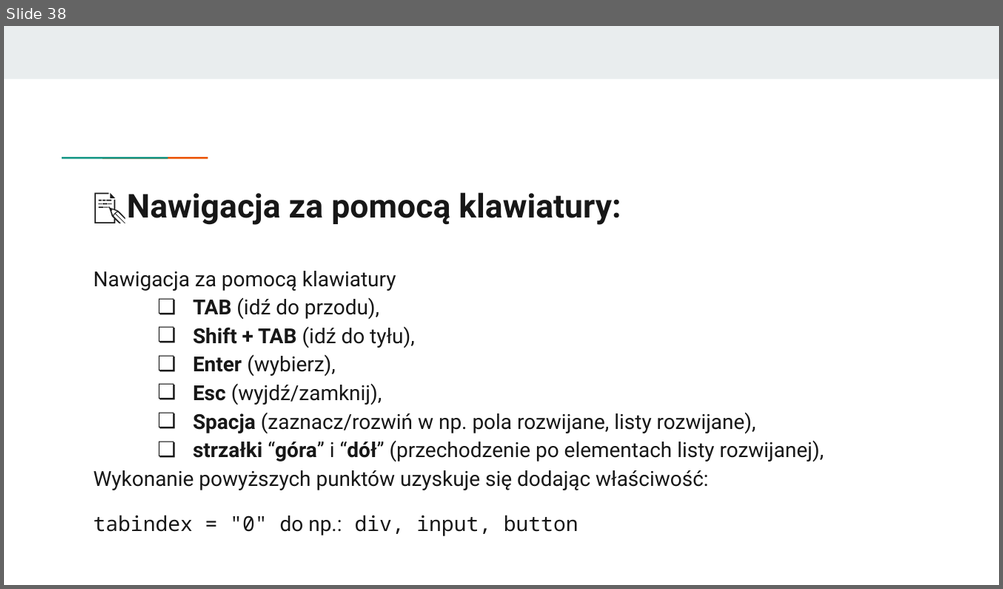
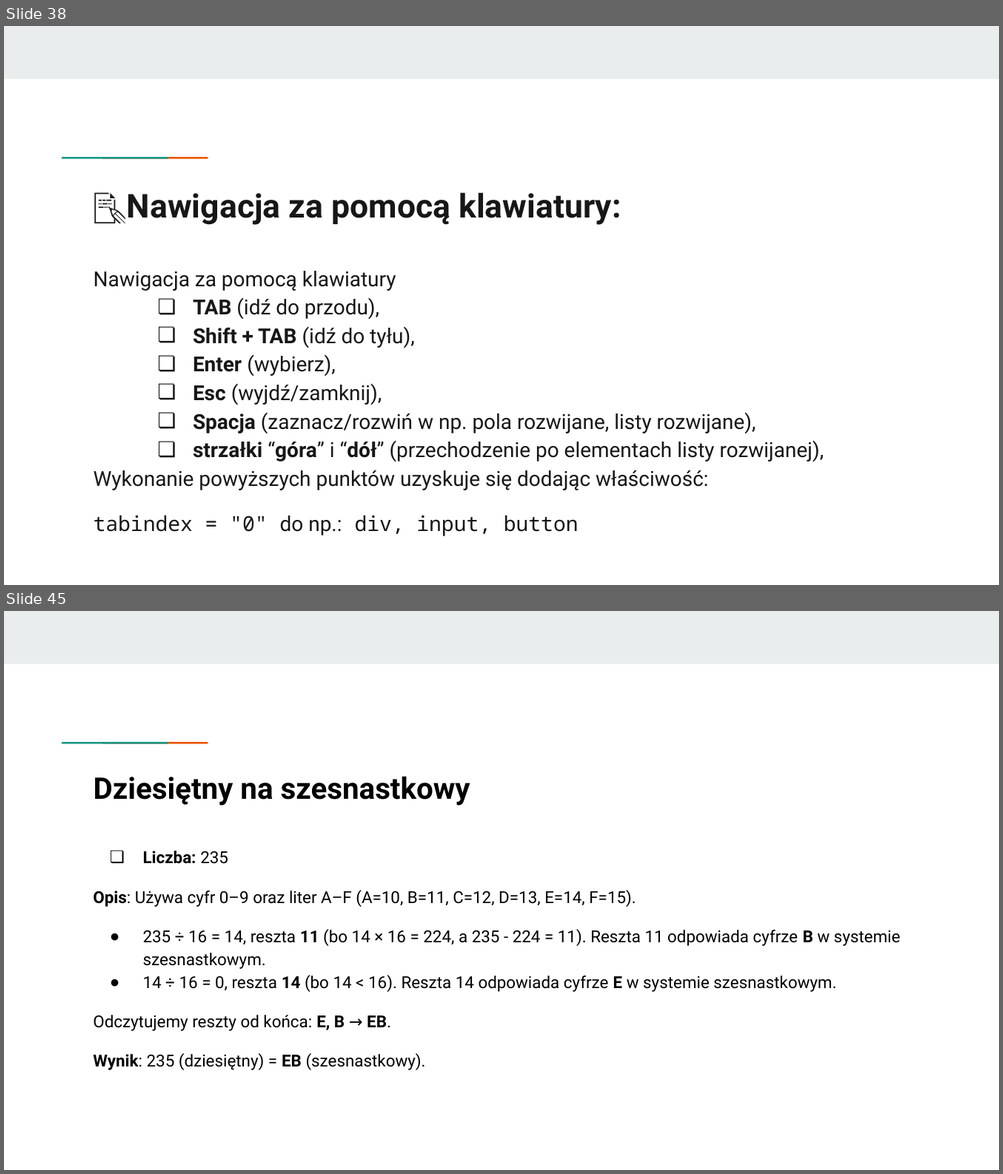
Before and after one commit to KasiaKasia/PRZEDMIOTY, a slide deck: ZASTOSOWANIE_INFORMATYKI/1A-gr_2/Zastosowanie informatyki - 1A gr. 2.pptx. Shown one above the other, each under a label of ours: slide 38 before the commit, slides 38 and 45 after it; the slides between them are not shown. The pictures are 1003x589 and 1003x1174 pixels, drawn with LibreOffice and Linux fonts; fonts in the diff are those of the drawing. Boxes give left, top, right and bottom in pixels: in the first picture for what was removed or moved away, otherwise in the second. Text is boxed around its words. In the diff, an @@ line names an element or a change of style, - is before the commit and + after.

```diff
--- a/ZASTOSOWANIE_INFORMATYKI/1A-gr_2/Zastosowanie informatyki - 1A gr. 2.pptx
+++ b/ZASTOSOWANIE_INFORMATYKI/1A-gr_2/Zastosowanie informatyki - 1A gr. 2.pptx
@@ slide 45 added at <box>4,611,999,1170</box>, background #FFFFFF; not listed: 3 template elements that a slide beside it also shows @@
@@ title added at <box>94,776,470,806</box>, 21.6 pt, text #000000, bold @@
+Dziesiętny na szesnastkowy
@@ text added at <box>93,851,900,1071</box>, 12 pt, text #000000 @@
+❏ Liczba: 235
+Opis: Używa cyfr 0–9 oraz liter A–F (A=10, B=11, C=12, D=13, E=14, F=15).
+● 235 ÷ 16 = 14, reszta 11 (bo 14 × 16 = 224, a 235 - 224 = 11). Reszta 11 odpowiada cyfrze B w systemie szesnastkowym.
+● 14 ÷ 16 = 0, reszta 14 (bo 14 < 16). Reszta 14 odpowiada cyfrze E w systemie szesnastkowym.
+Odczytujemy reszty od końca: E, B → EB.
+Wynik: 235 (dziesiętny) = EB (szesnastkowy).
```
Also in this commit, not shown: 8 other slides added, 3 other files.
